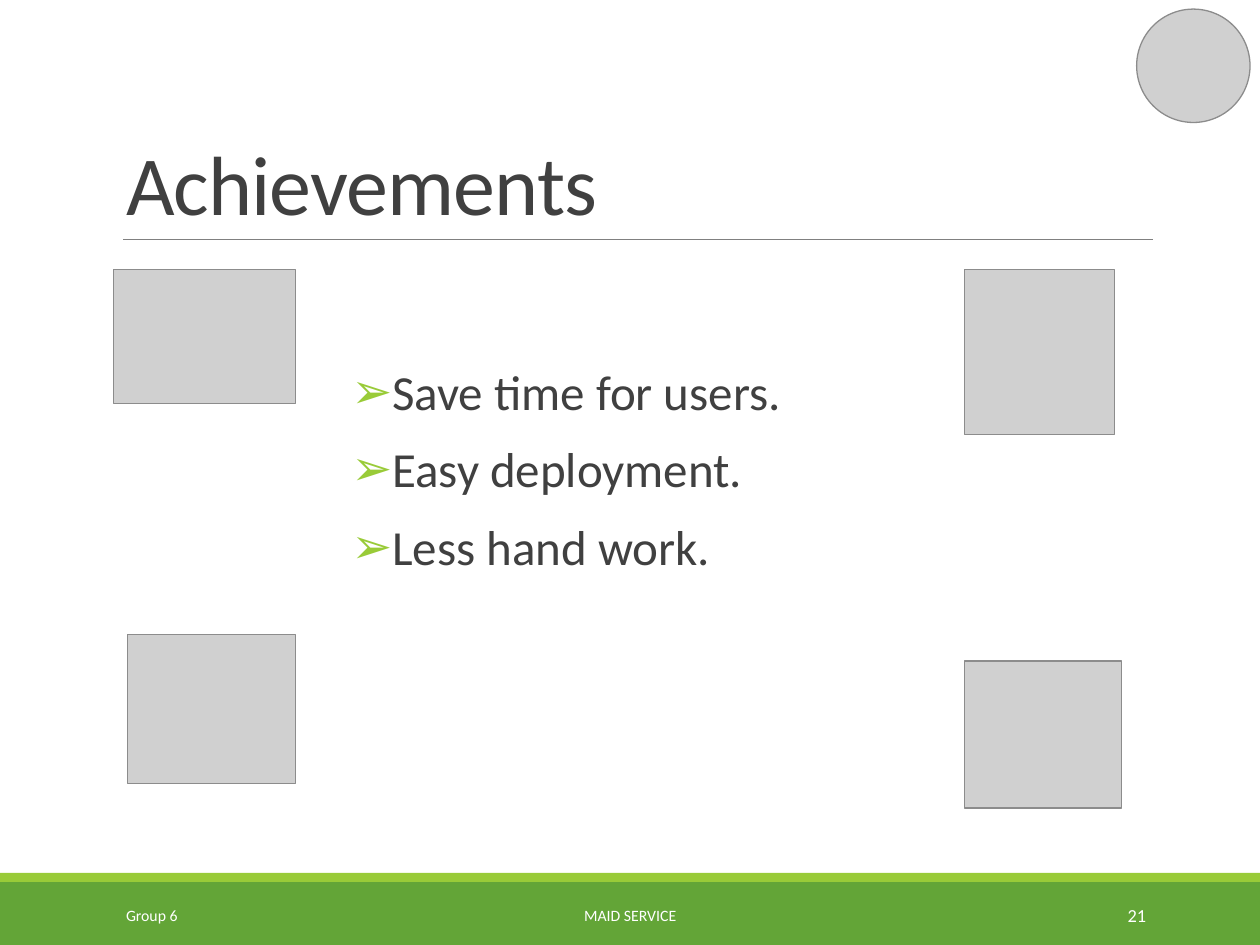
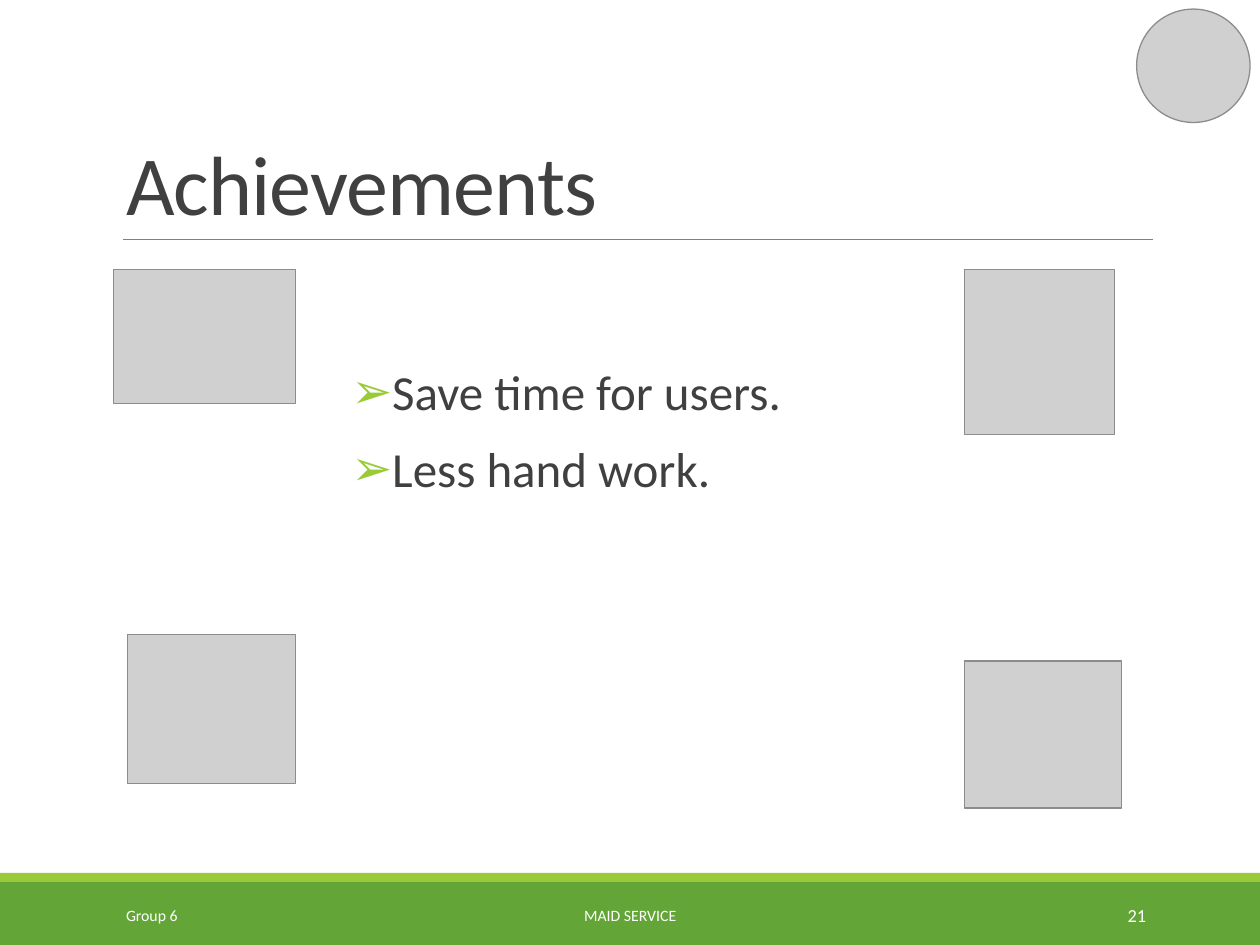
Before and after one commit to TuanBT/ms-website, a slide deck: slide 21 of Presentation/MS_Slide.pptx. Drawn at 1260x945 pixels with LibreOffice and Linux fonts; fonts in the diff are those of the drawing; grey boxes stand for pictures. Boxes give left, top, right and bottom in pixels: in the first picture for what was removed or moved away, otherwise in the second. Text is boxed around its words. In the diff, an @@ line names an element or a change of style, - is before the commit and + after.

```diff
--- a/Presentation/MS_Slide.pptx
+++ b/Presentation/MS_Slide.pptx
@@ text at [392, 453, 742, 495]: paragraph removed @@
-➢ Easy deployment.
```
Also in this commit, not shown: 4 other slides changed.
